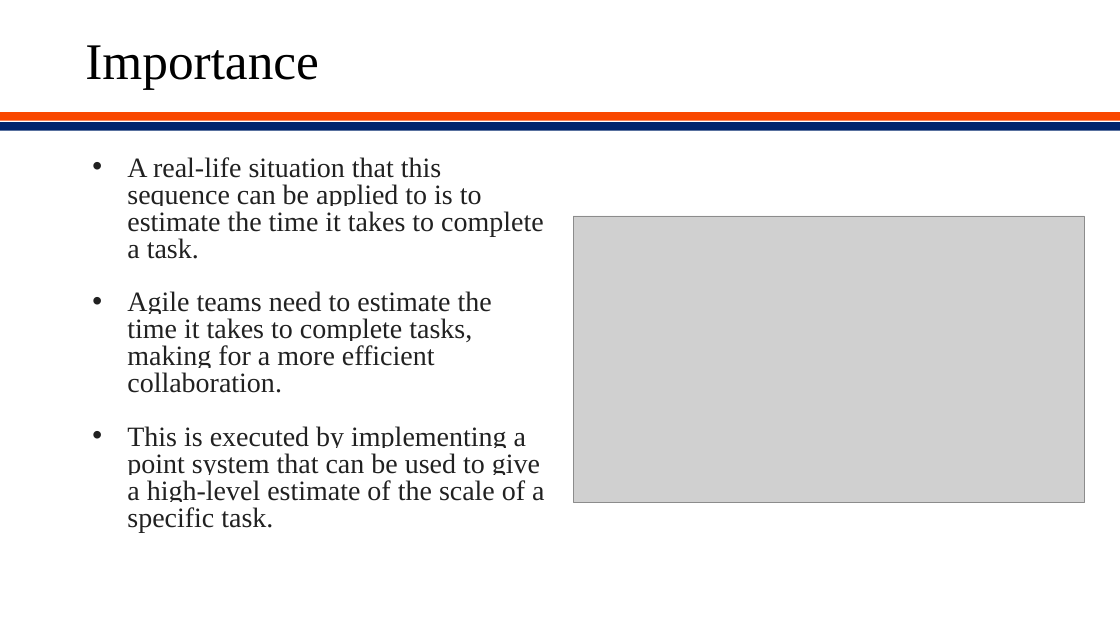
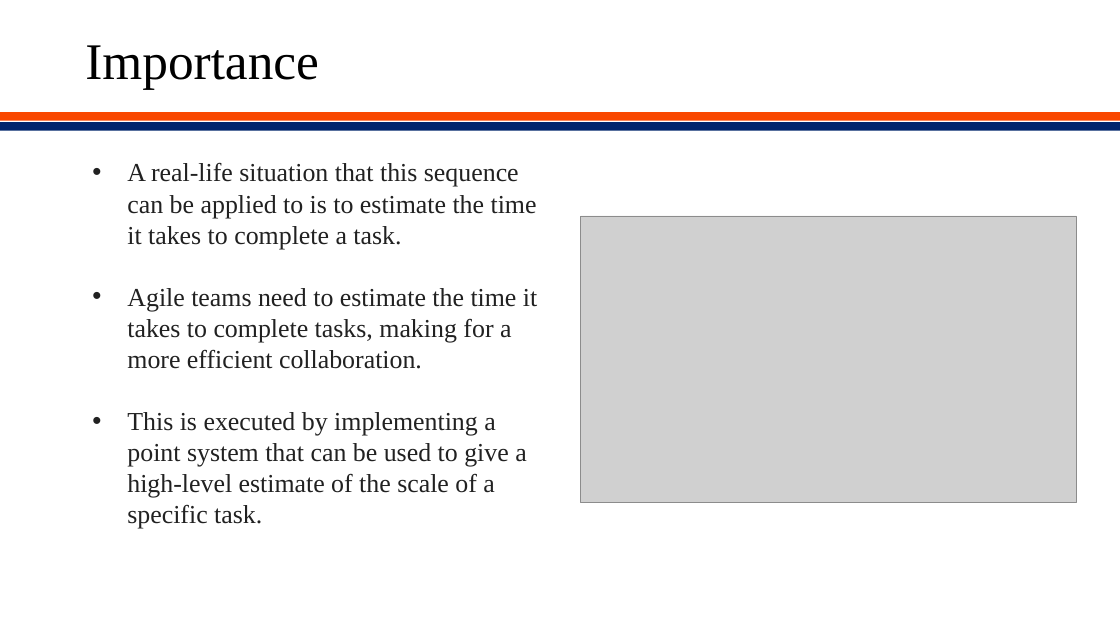
Before and after one commit to Applied-Machine-Learning-2022/final-project-eliteai-morgan, a slide deck: slide 6 of AMLI Capstone PowerPoint.pptx. Drawn at 1120x630 pixels with LibreOffice and Linux fonts; fonts in the diff are those of the drawing; grey boxes stand for pictures; background and template pictures are left out. Boxes give left, top, right and bottom in pixels: in the first picture for what was removed or moved away, otherwise in the second. Text is boxed around its words. In the diff, an @@ line names an element or a change of style, - is before the commit and + after.

```diff
--- a/AMLI Capstone PowerPoint.pptx
+++ b/AMLI Capstone PowerPoint.pptx
@@ text "A real-life situation that this ..." at (127, 162, 537, 529): size 24 to 22.2 pt; line spacing 0.8 to 1 @@
@@ picture: place and size @@
-picture at (573, 216, 1085, 502)
+picture at (581, 216, 1077, 502)
```
Also in this commit, not shown: 2 other slides changed, 5 other files.
